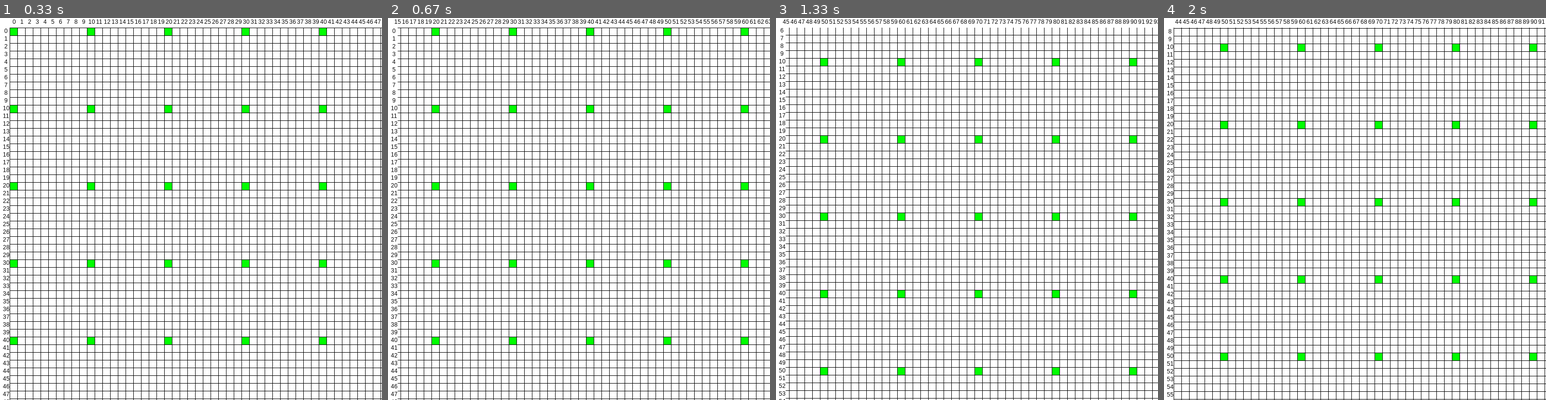
Above: before the commit, frames 1-4 (left to right).
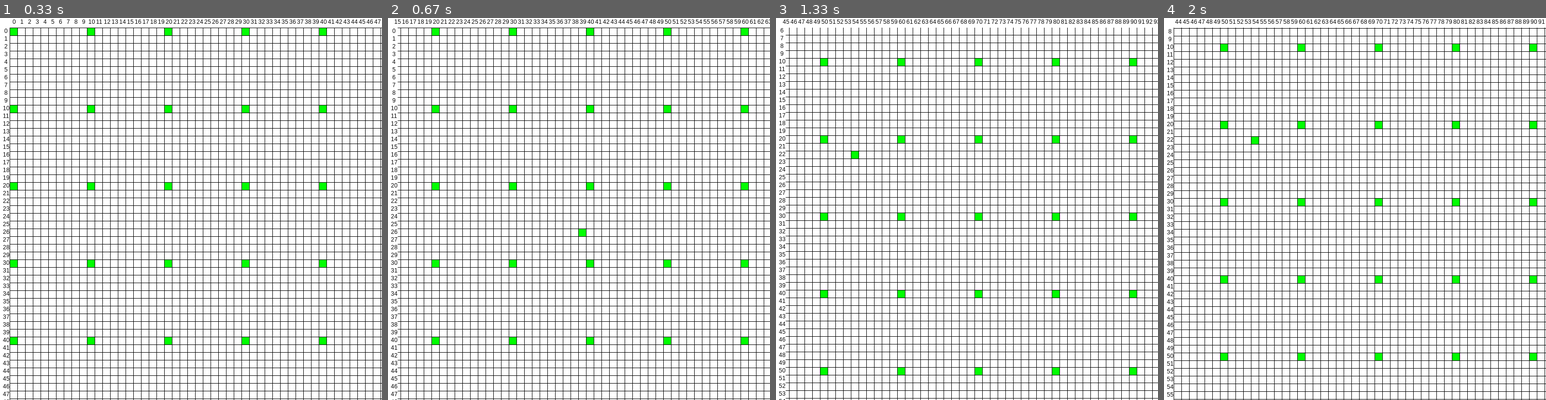
Above: after the commit, the same moments.

Repository: Archanciel/Learning_Pygame
Game: pygame game, started from draw_grid/main.py
Two runs of this game, one before a commit and one after it. Both use one fixed random seed, a clock stepped at 60 frames per second and the inputs below.
Inputs (mouse positions are in pixels of both pictures, inside the frame that each line leads up to):
- Up to frame 1 (0.33 s): no input
- Up to frame 2 (0.67 s): press the mouse at (701, 197) at 0.37 s; move the mouse to (640, 216) at 0.47 s; release the mouse at (582, 235) at 0.6 s
- Up to frame 3 (1.33 s): press the mouse at (1089, 197) at 0.7 s; move the mouse to (970, 174) at 0.8 s; release the mouse at (848, 151) at 0.93 s; hold Right from 1.13 s (still down)
- Up to frame 4 (2 s): release Right at 1.6 s; hold Up 1.63-1.93 s; hold Right from 1.97 s (still down)

Frame 1 is identical in both runs. In frame 2, less than 0.1% of the frame differs, in the area x 49-52%, y 55-58%; in frame 3, less than 0.1%; in frame 4, less than 0.1%.

Commit message:
implemented cell value toggle

Diff:
--- a/draw_grid/grid.py
+++ b/draw_grid/grid.py
@@ -300,3 +300,15 @@
 
     def updateStartDrawRowIndex(self):
         self.startDrawRowIndex = -self.gridOffsetY // (self.cellSize + GRID_LINE_WIDTH)
+
+    def toggleCell(self, xyMousePosTuple):
+        x, y = xyMousePosTuple
+        col = (x - self.gridCoordMargin - GRID_LINE_WIDTH - self.gridOffsetX) // (GRID_LINE_WIDTH + self.cellSize)
+        row = (y - self.gridCoordMargin - GRID_LINE_WIDTH - self.gridOffsetY) // (GRID_LINE_WIDTH + self.cellSize)
+
+        if self.cellValueGrid[row][col]:
+            self.cellValueGrid[row][col] = False
+        else:
+            self.cellValueGrid[row][col] = True
+
+        self.changed = True
--- a/draw_grid/main.py
+++ b/draw_grid/main.py
@@ -70,6 +70,9 @@
             elif event.type == pg.MOUSEBUTTONUP:
                 if event.button == I:
                     self.dragging = False
+                    if (self.mouse_x_beg, self.mouse_y_beg) == event.pos:
+                        # here, we just clicked on a cell to activate or deactivate it
+                        self.grid.toggleCell(event.pos)
             elif event.type == pg.MOUSEMOTION:
                 if self.dragging:
                     self.mouse_x_end, self.mouse_y_end = event.pos
